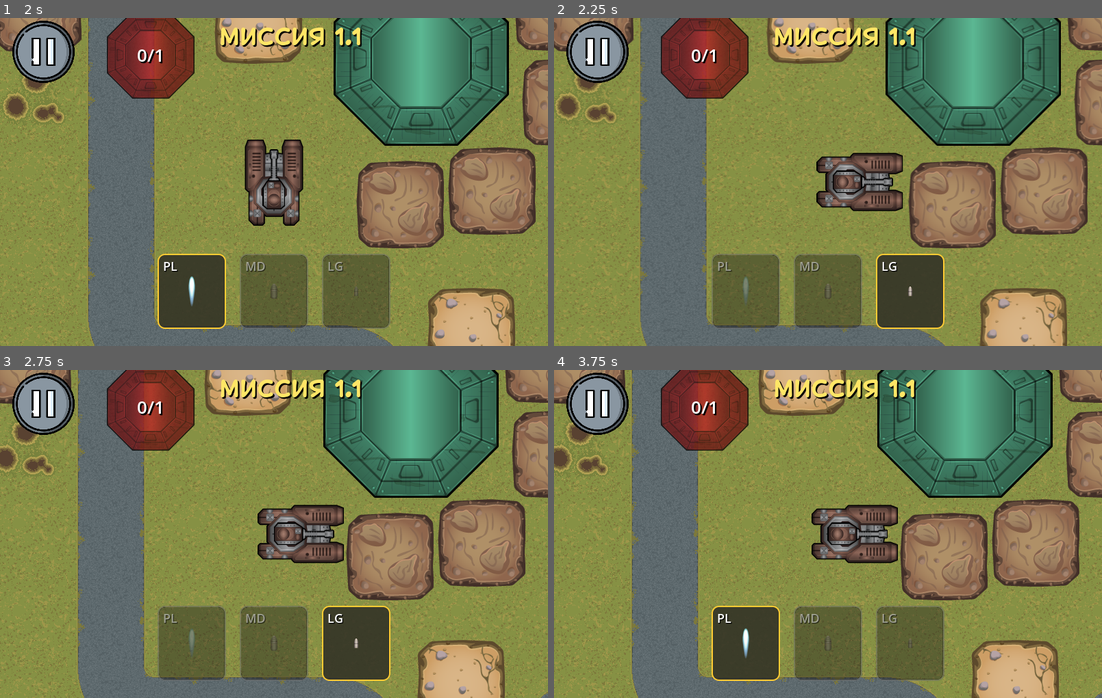
Above: before the commit, frames 1-4 (two rows, left to right).
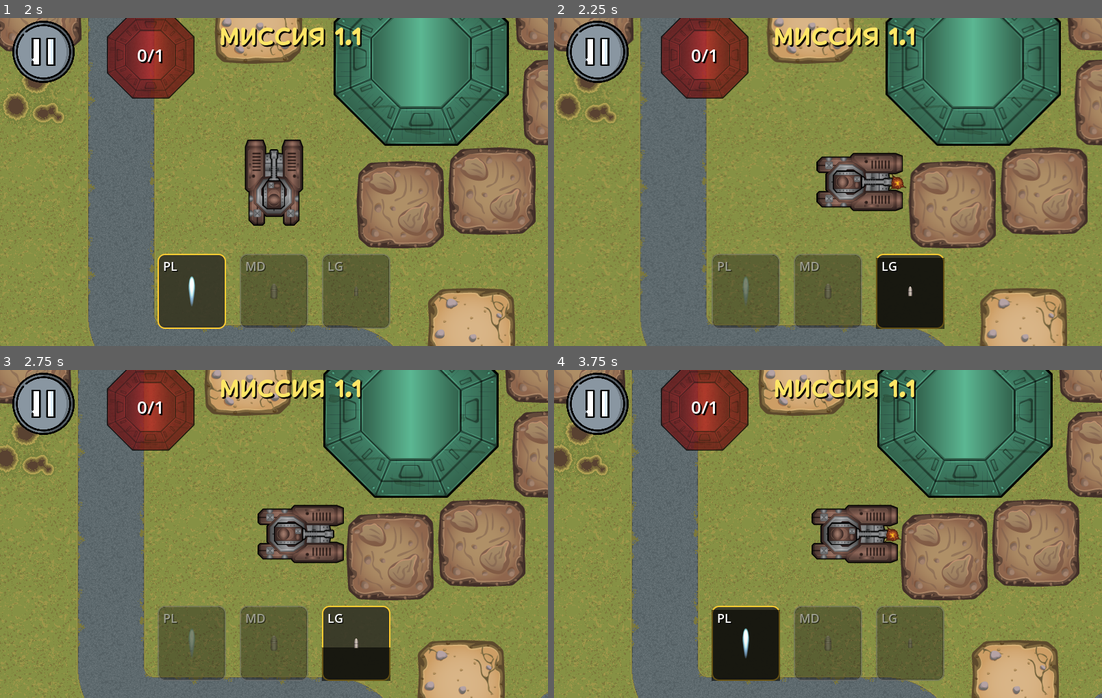
Above: after the commit, the same moments.

Repository: top-it-090304/Selyavi
Game: Godot game, scene res://scenes/MenuScenes/Menu.tscn
Same seed, same stepped clock (60 frames per second), same inputs: the game is played once before the commit and once after it.
Inputs (mouse positions are in pixels of both pictures, inside the frame that each line leads up to):
- Up to frame 1 (2 s): click "Миссии" at 0.5 s; click "1.1" at 1.25 s
- Up to frame 2 (2.25 s): tap Enter at 2 s; move the mouse to (948, 165) at 2.02 s; hold D (move_right) from 2.03 s (still down); tap 1 (light_bullet) at 2.1 s; click (948, 165) at 2.17 s
- Up to frame 3 (2.75 s): keep holding D (move_right)
- Up to frame 4 (3.75 s): release D (move_right) at 2.75 s; drag from (718, 550) to (965, 409) at 2.77 s; tap Space at 3.5 s; move the mouse to (882, 461) at 3.52 s; hold D (move_right) from 3.53 s (still down); tap 3 (plasma) at 3.6 s; click (882, 461) at 3.67 s

Frame 1 is identical in both runs. In frame 2, 2.7% of the frame differs, in the area x 58-72%, y 47-95%; in frame 3, 1.3%; in frame 4, 2.7%.

Commit message:
firing range and reload animation

Diff:
--- a/scripts/HUD.gd
+++ b/scripts/HUD.gd
@@ -277,6 +277,16 @@
 		bg.size = Vector2(100, 110)
 		bg.mouse_filter = Control.MOUSE_FILTER_IGNORE # Пропускаем нажатия к TouchArea
 		slot.add_child(bg)
+
+		# Индикатор перезарядки
+		var cooldown_overlay = ColorRect.new()
+		cooldown_overlay.name = "Cooldown"
+		cooldown_overlay.size = Vector2(100, 110)
+		cooldown_overlay.color = Color(0, 0, 0, 0.6)
+		cooldown_overlay.mouse_filter = Control.MOUSE_FILTER_IGNORE
+		cooldown_overlay.visible = false
+		slot.add_child(cooldown_overlay)
+
 
 		# Базовый стиль слота (темный с закругленными углами)
 		var style = StyleBoxFlat.new()
@@ -323,6 +333,36 @@
 					_player._on_ammo_selected(i)
 		)
 
+func _process(_delta):
+	_update_ammo_cooldowns()
+
+func _update_ammo_cooldowns():
+	if _player == null or not is_instance_valid(_player): return
+
+	var reload_timer = _player.get("_shoot_timer")
+	if reload_timer == null or not is_instance_valid(reload_timer): return
+
+	var time_left = reload_timer.time_left
+	var wait_time = reload_timer.wait_time
+	var current_type = _player.get("_type_bullet")
+
+	for i in range(3):
+		if not _ammo_buttons.has(i): continue
+		var slot = _ammo_buttons[i]
+		var cooldown = slot.get_node_or_null("Cooldown")
+		if cooldown == null: continue
+
+		# Показываем КД только на выбранном типе или на всех?
+		# Обычно лучше на всех, если КД общий, но пользователь просил на выбранном.
+		if i == current_type and time_left > 0:
+			cooldown.visible = true
+			# Высота затемнения уменьшается сверху вниз по мере перезарядки
+			var ratio = time_left / wait_time
+			cooldown.size.y = 110 * ratio
+			cooldown.position.y = 110 * (1.0 - ratio)
+		else:
+			cooldown.visible = false
+
 func _on_ammo_changed(type: int):
 	for ammo_type in _ammo_buttons:
 		var slot = _ammo_buttons[ammo_type]
--- a/scripts/Tank/Player.gd
+++ b/scripts/Tank/Player.gd
@@ -89,8 +89,7 @@
 	_handle_movement_sound(velocity)
 
 func fire_touch():
-	if _shoot_timer.time_left > 0:
-		return
+	if _shoot_timer.time_left > 0: return
 
 	var bullet = _bullet_scene.instantiate()
 	bullet.global_position = _bullet_position.global_position
@@ -113,11 +112,11 @@
 	move_and_slide()
 	queue_redraw()
 
-#func _unhandled_input(event):
-	#if (event is InputEventMouseButton or event is InputEventScreenTouch) and event.pressed:
-		#if _joystick and _joystick.has_method("is_pos_inside") and _joystick.is_pos_inside(event.position): return
-		#if _aim and _aim.has_method("is_pos_inside") and _aim.is_pos_inside(event.position): return
-		#fire_touch()
+func _unhandled_input(event):
+	if (event is InputEventMouseButton or event is InputEventScreenTouch) and event.pressed:
+		if _joystick and _joystick.has_method("is_pos_inside") and _joystick.is_pos_inside(event.position): return
+		if _aim and _aim.has_method("is_pos_inside") and _aim.is_pos_inside(event.position): return
+		fire_touch()
 
 func _get_input():
 	var input_dir = Vector2.ZERO
Not shown, changed: Tanks_2026.zip
